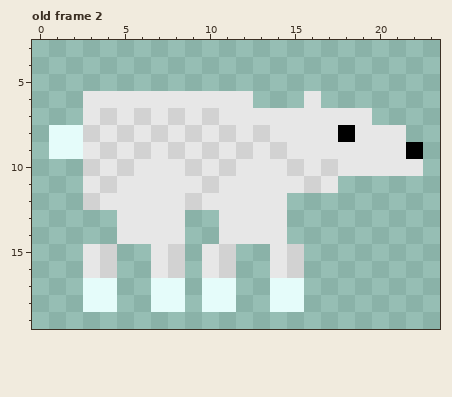
Two versions of one pixel-art file, Assets/Characters/Animals/HungryPolarbear.ase. That is the earlier state.
24x24 pixels, 4 frames. Shown: old frame 2: x 0..23, y 3..19. The commit also changed other frames, which this record leaves out.
The same view after the edit:
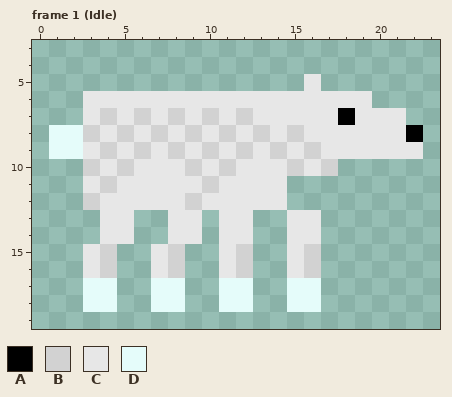
Palette (. is transparent): A #000000  B #d2d2d2  C #e7e7e7  D #e5fcfa
A new or re-ordered frame is compared with the old frame closest to it.
From old to new:
frames 4 -> 7
--- frame 1 (Idle) is new; against old frame 2
@@ x 0..23 @@
  4 ........................
- 5 ........................
- 6 ...CCCCCCCCCC...C.......
- 7 ...CBCBCBCBCCCCCCCCC....
- 8 .DDBCBCBCBCBCBCCCCACCC..
- 9 .DDCBCBCBCBCBCBCCCCCCCA.
-10 ...BCBCCCBCBCCCBCBCCCCC.
-11 ...CBCCCCCBCCCCCBC......
+ 5 ................C.......
+ 6 ...CCCCCCCCCCCCCCCCC....
+ 7 ...CBCBCBCBCBCCCCCACCC..
+ 8 .DDBCBCBCBCBCBCBCCCCCCA.
+ 9 .DDCBCBCBCBCBCBCBCCCCCC.
+10 ...BCBCCCBCBCCCBCB......
+11 ...CBCCCCCBCCCC.........
 12 ...BCCCCCBCCCCC.........
-13 .....CCCC..CCCC.........
-14 .....CCCC..CCCC.........
-15 ...CB..CB.CB..CB........
-16 ...CB..CB.CB..CB........
-17 ...DD..DD.DD..DD........
-18 ...DD..DD.DD..DD........
+13 ....CC..CC.CC..CC.......
+14 ....CC..CC.CC..CC.......
+15 ...CB..CB..CB..CB.......
+16 ...CB..CB..CB..CB.......
+17 ...DD..DD..DD..DD.......
+18 ...DD..DD..DD..DD.......
 19 ........................
